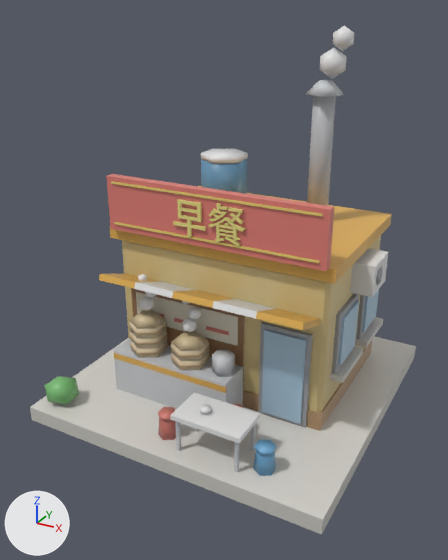
One commit to the glTF model county-tycoon/assets/resources/models3d/breakfast.glb: the scene before it, then after it.
Rendered twice from a 50 mm camera at (1.357, -1.166, 1.232) aimed at (0.486, 0.417, 0.441). The axes (+X, +Y, +Z) are drawn at lower left. The lights are the same throughout. The first picture is the older version. Vertices at exactly the same position are counted once.

The first picture shows 'breakfast'.
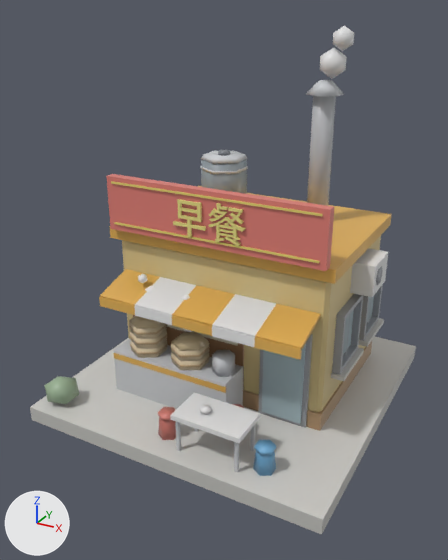
Where the newer file only moved an object's origin or applied its transform, the numbers keep the older frame.

Location of each change, [x1, y1, x2, y2] in pixels of the pictures (448 x 560 px; the box of a moved part takes in the faces that stretch with it):
part 1 of me_立方体, added
    after: [200, 166, 248, 174]
part 2 of me_立方体, added
    after: [218, 150, 230, 156]
part 3 of me_立方体, rebuilt (41% taller)
    before: [99, 273, 320, 330]
    after: [100, 269, 321, 350]
part 4 of me_立方体, rebuilt
    before: [338, 300, 359, 365]
    after: [332, 294, 363, 375]
part 5 of me_立方体, rebuilt
    before: [355, 317, 383, 348]
    after: [359, 318, 384, 347]
part 6 of me_立方体, rebuilt (11% shorter)
    before: [330, 346, 363, 383]
    after: [331, 348, 364, 381]
part 7 of me_立方体, rebuilt (mostly hidden before)
    before: [356, 295, 375, 340]
    after: [359, 284, 383, 341]
part 8 of me_立方体, added
    after: [99, 297, 302, 360]
part 9 of me_立方体, reshaped (mostly hidden afterwards)
    before: [332, 290, 379, 373]
    after: [346, 297, 372, 354]
part 10 of me_立方体, moved or reshaped
    before: [201, 149, 248, 163]
    after: [201, 151, 248, 163]
part 11 of me_立方体, recoloured
    both: [44, 151, 378, 441]
part 12 of me_立方体, recoloured
    both: [45, 151, 378, 441]

Patch to the scene script:
```diff
--- a/county-tycoon/assets/resources/models3d/breakfast.glb.py
+++ b/county-tycoon/assets/resources/models3d/breakfast.glb.py
@@ mat_housing @@
+mat_housing = bpy.data.materials.new('housing')
+# nodes: BsdfPrincipled, Mix, OutputMaterial, VertexColor
+# colours: white #e7e7e7, mixed with the vertex colours
@@ me_立方体 @@
 # used by ob_breakfast; location = (0.5, 0.5, 0.025)
 # verts and faces of me_立方体; kept vertices keep their numbers, new ones are numbered from 1142
 # before: 421 (-0.18, 0.302, 0.745) at pixel (235, 148), 423 (-0.109, 0.261, 0.745) at pixel (247, 152), 425 (-0.109, 0.179, 0.745) at pixel (236, 157), 427 (-0.18, 0.138, 0.745) at pixel (212, 157), 429 (-0.251, 0.179, 0.745) at pixel (200, 153)
 # before: 431 (-0.251, 0.261, 0.745) at pixel (212, 148)
-me_立方体.from_pydata(...)  # 1142 vertices, 2016 faces; spans x -0.5..0.5, y -0.5..0.5, z -0.025..1.16
+me_立方体.from_pydata(...)  # 1234 vertices, 2160 faces; spans x -0.5..0.5, y -0.5..0.5, z -0.025..1.16
+# me_立方体 part 1: a new loose piece, a 6-sided cylinder along z spanning x -0.2517..-0.1083, y 0.1372..0.3028, z 0.6898..0.6988, in mat_housing
+# me_立方体 part 2: a new loose piece, a 6-sided cylinder along z spanning x -0.198..-0.162, y 0.199..0.241, z 0.74..0.752, in mat_housing
+# me_立方体 part 3: the loose piece of 24 vertices spanning x -0.34..0.34, y -0.299..-0.161, z 0.382..0.448 is rebuilt with 24 vertices and now spans x -0.34..0.34, y -0.302..-0.158, z 0.366..0.417
+# me_立方体 part 4: the loose piece of 8 vertices spanning x 0.36..0.38, y -0.06..0.08, z 0.205..0.365 is rebuilt with 16 vertices and now spans x 0.361..0.386, y -0.08..0.1, z 0.185..0.385, in mat_housing
+# me_立方体 part 5: the loose piece of 8 vertices spanning x 0.36..0.4, y 0.15..0.35, z 0.165..0.185 is rebuilt with 8 vertices and now spans x 0.361..0.403, y 0.152..0.348, z 0.17..0.185
+# me_立方体 part 6: the loose piece of 8 vertices spanning x 0.36..0.4, y -0.09..0.11, z 0.165..0.185 is rebuilt with 8 vertices and now spans x 0.361..0.403, y -0.088..0.108, z 0.17..0.185
+# me_立方体 part 7: the loose piece of 8 vertices spanning x 0.352..0.372, y 0.16..0.34, z 0.185..0.385 is rebuilt with 16 vertices and now spans x 0.361..0.386, y 0.16..0.34, z 0.185..0.385, in mat_housing
+# me_立方体 part 8: a new loose piece of 24 vertices spanning x -0.34..0.34, y -0.304..-0.295, z 0.342..0.374, in mat_lit
+# me_立方体 part 9
+# 32 vertices are removed from x -0.372..0.38, y -0.08..0.34, z 0.185..0.385
+# 48 faces are deleted
+# 8 vertices are added at x -0.372..0.372, y 0.012..0.252, z 0.2..0.37
+# 8 new vertices lie (0.0, 0.01, 0.0) away from vertices in x -0.372..0.372, y 0.012..0.252, z 0.2..0.37
+# 8 new faces join them, mat_housing
+# me_立方体 part 10
+verts[421] = (-0.18, 0.292, 0.74)  # moved, pixel (233, 150)
+verts[423] = (-0.118, 0.256, 0.74)  # moved, pixel (244, 154)
+verts[425] = (-0.118, 0.184, 0.74)  # moved, pixel (235, 158)
+verts[427] = (-0.18, 0.148, 0.74)  # moved, pixel (213, 158)
+verts[429] = (-0.242, 0.184, 0.74)  # moved, pixel (203, 154)
+verts[431] = (-0.242, 0.256, 0.74)  # moved, pixel (213, 150)
+# me_立方体 part 11: 349 kept faces spanning x -0.5..0.5, y -0.5..0.5, z -0.025..1.005 get new vertex colours
+# me_立方体 part 12: 216 faces spanning x -0.5..0.5, y -0.5..0.5, z -0.025..1.005 switch from mat_lit to mat_housing
+# other edits to the shape of me_立方体 do not show in these pictures
 me_立方体.materials.append(mat_emit)
```
